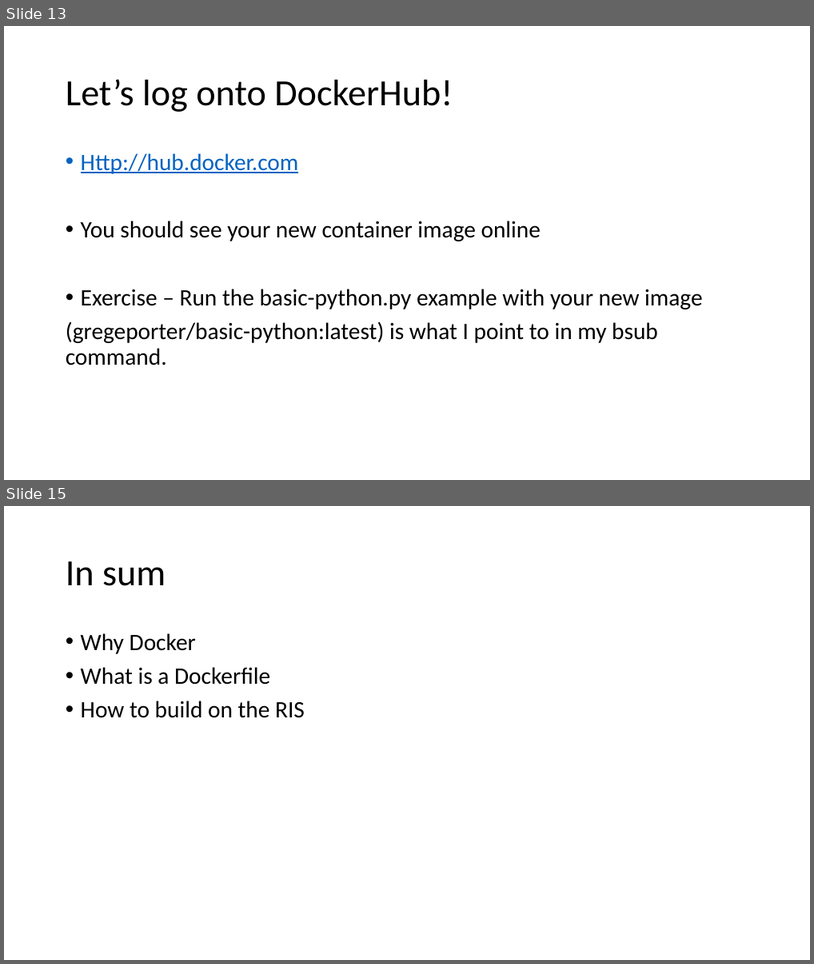
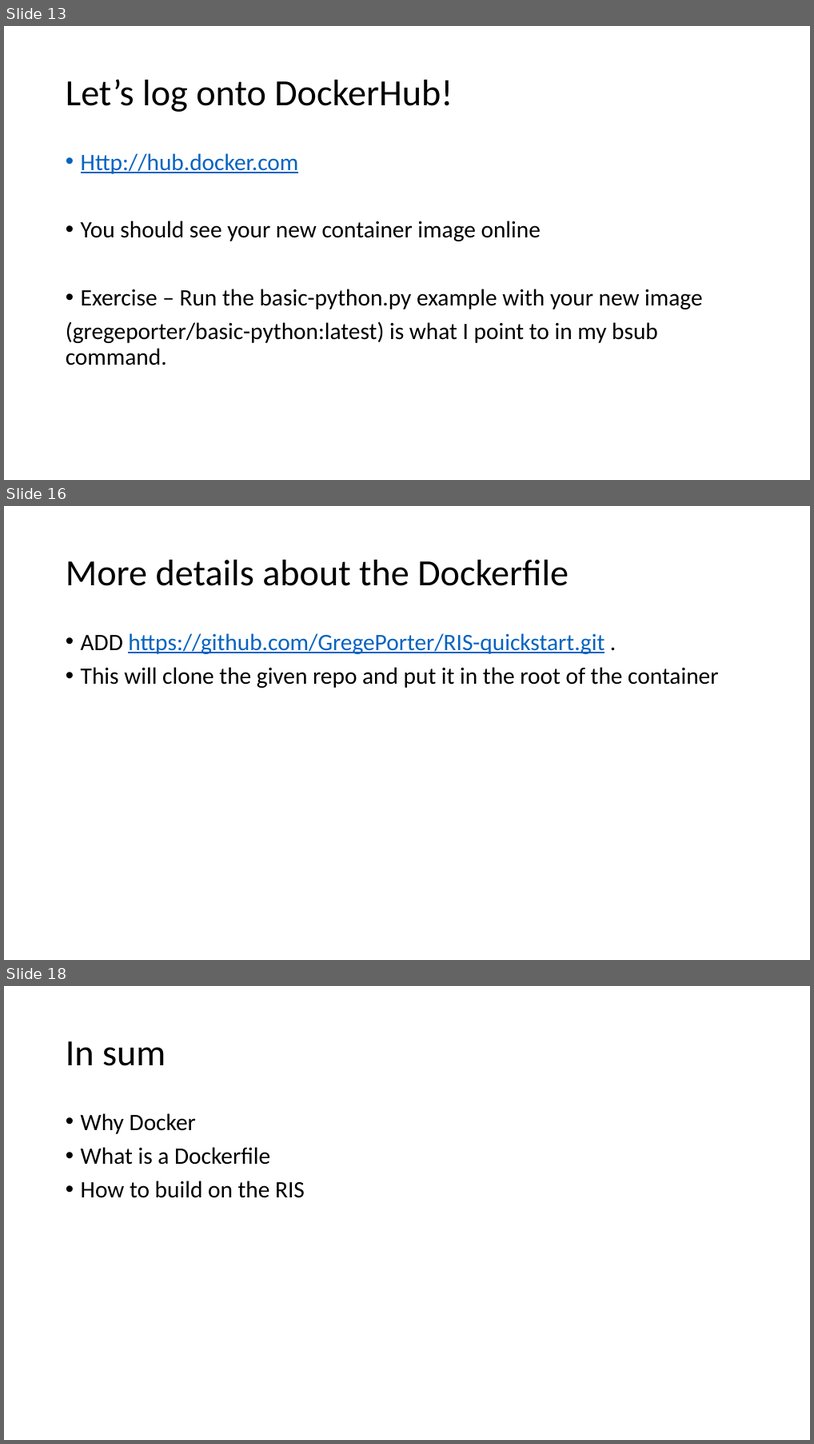
Before and after one commit to GregePorter/RIS-quickstart, a slide deck: slides/triads-ris-workshop-day-3.pptx. Shown one above the other, each under a label of ours: slides 13 and 15 before the commit, slides 13, 16 and 18 after it; the slides between them are not shown. The pictures are 814x964 and 814x1444 pixels, drawn with LibreOffice and Linux fonts; fonts in the diff are those of the drawing. Boxes give left, top, right and bottom in pixels: in the first picture for what was removed or moved away, otherwise in the second. Text is boxed around its words. In the diff, an @@ line names an element or a change of style, - is before the commit and + after.

Commit message:
Updated slides and docker files

```diff
--- a/slides/triads-ris-workshop-day-3.pptx
+++ b/slides/triads-ris-workshop-day-3.pptx
@@ slide 16 added at (4,506,810,960), background #FFFFFF @@
@@ title added at (66,560,569,586), 44 pt, text #000000 @@
+More details about the Dockerfile
@@ text added at (81,633,718,688), 28 pt, text #000000 @@
+• ADD https://github.com/GregePorter/RIS-quickstart.git .
+• This will clone the given repo and put it in the root of the container
@@ what was slide 15 is now slide 18 @@
```
Also in this commit, not shown: 1 slide changed, 2 other slides added, 7 other files.
